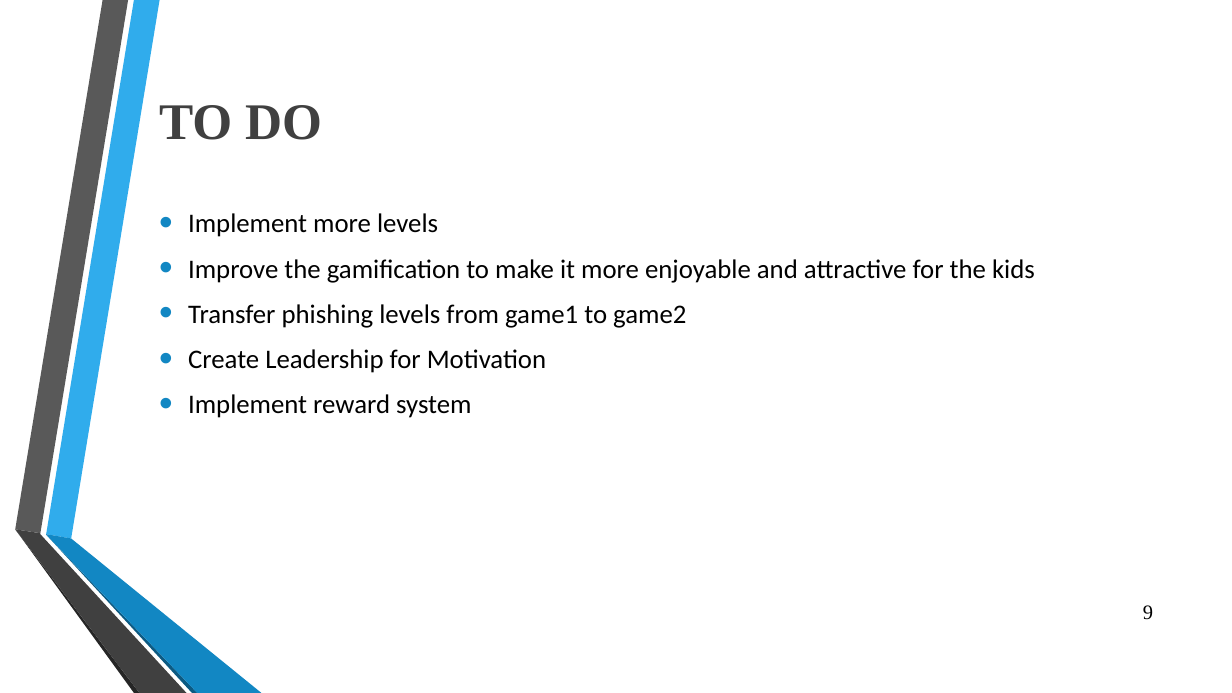
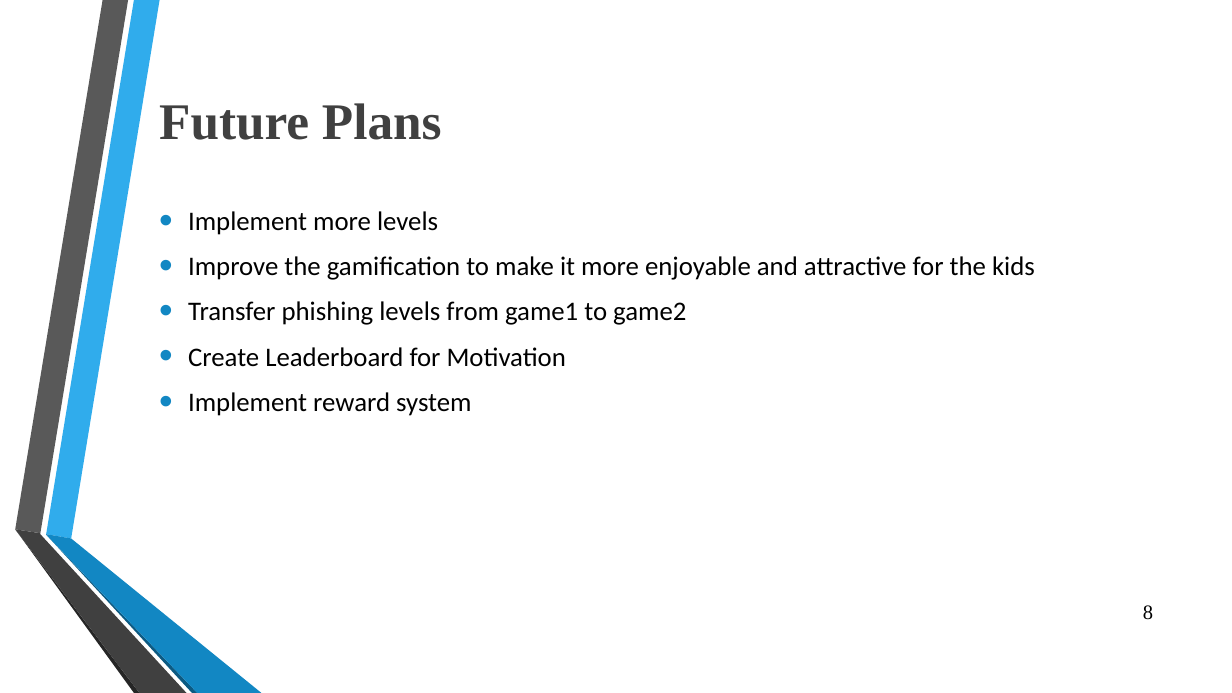
Before and after one commit to OmarSedkyUI/CyberLearningAdventureJunior, a slide deck: slide 8 of Graduation_Project_Presentation_Seminar2.pptx (slide 9 before the commit). Drawn at 1232x693 pixels with LibreOffice and Linux fonts; fonts in the diff are those of the drawing; background and template pictures are left out. Boxes give left, top, right and bottom in pixels: in the first picture for what was removed or moved away, otherwise in the second. Text is boxed around its words. In the diff, an @@ line names an element or a change of style, - is before the commit and + after.

```diff
--- a/Graduation_Project_Presentation_Seminar2.pptx
+++ b/Graduation_Project_Presentation_Seminar2.pptx
@@ title at box(159, 103, 442, 140): text changed @@
-TO DO
+Future Plans
@@ text at box(188, 347, 566, 367): text changed @@
-• Create Leadership for Motivation
+• Create Leaderboard for Motivation
@@ page number at box(1143, 605, 1153, 620): text changed @@
-9
+8
```
Also in this commit, not shown: 2 other slides changed, 2 slides removed.
